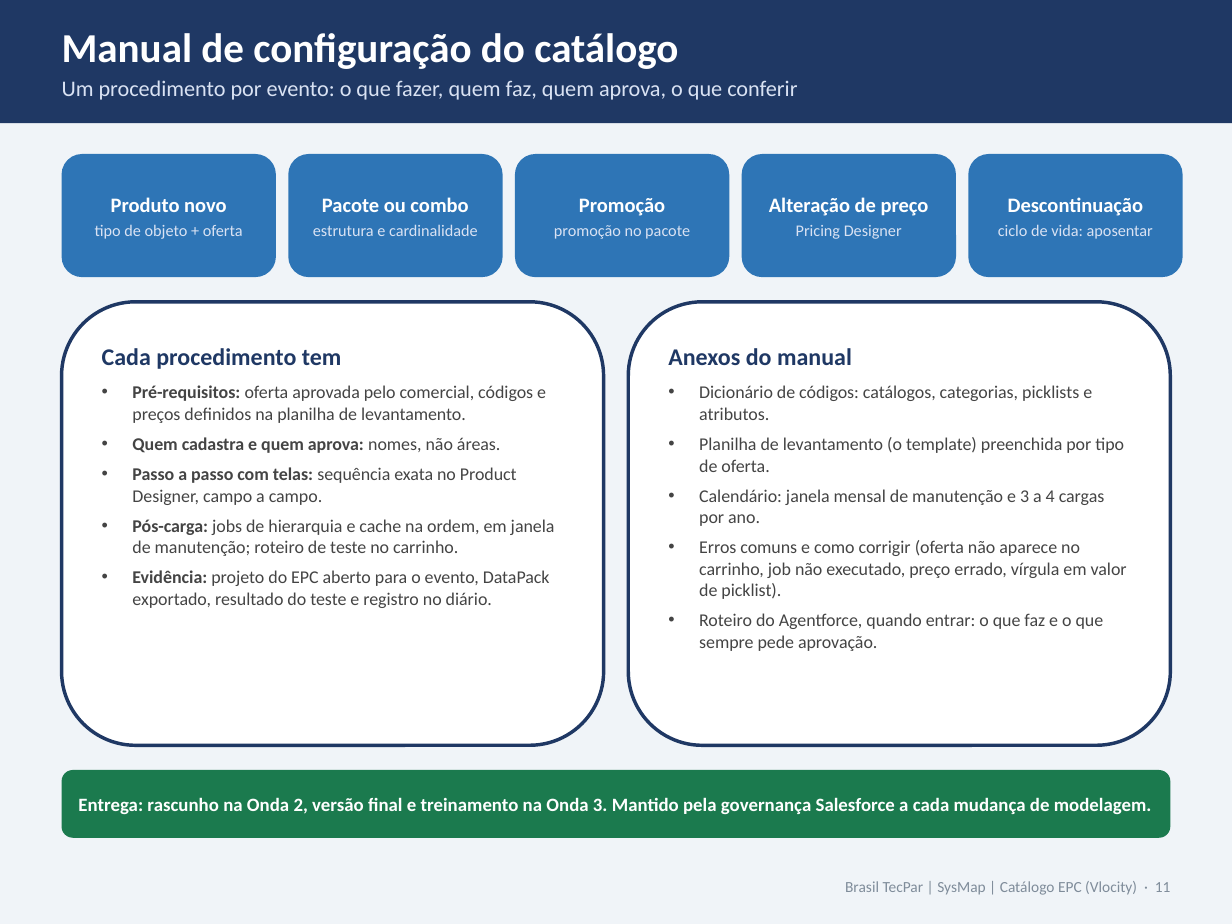
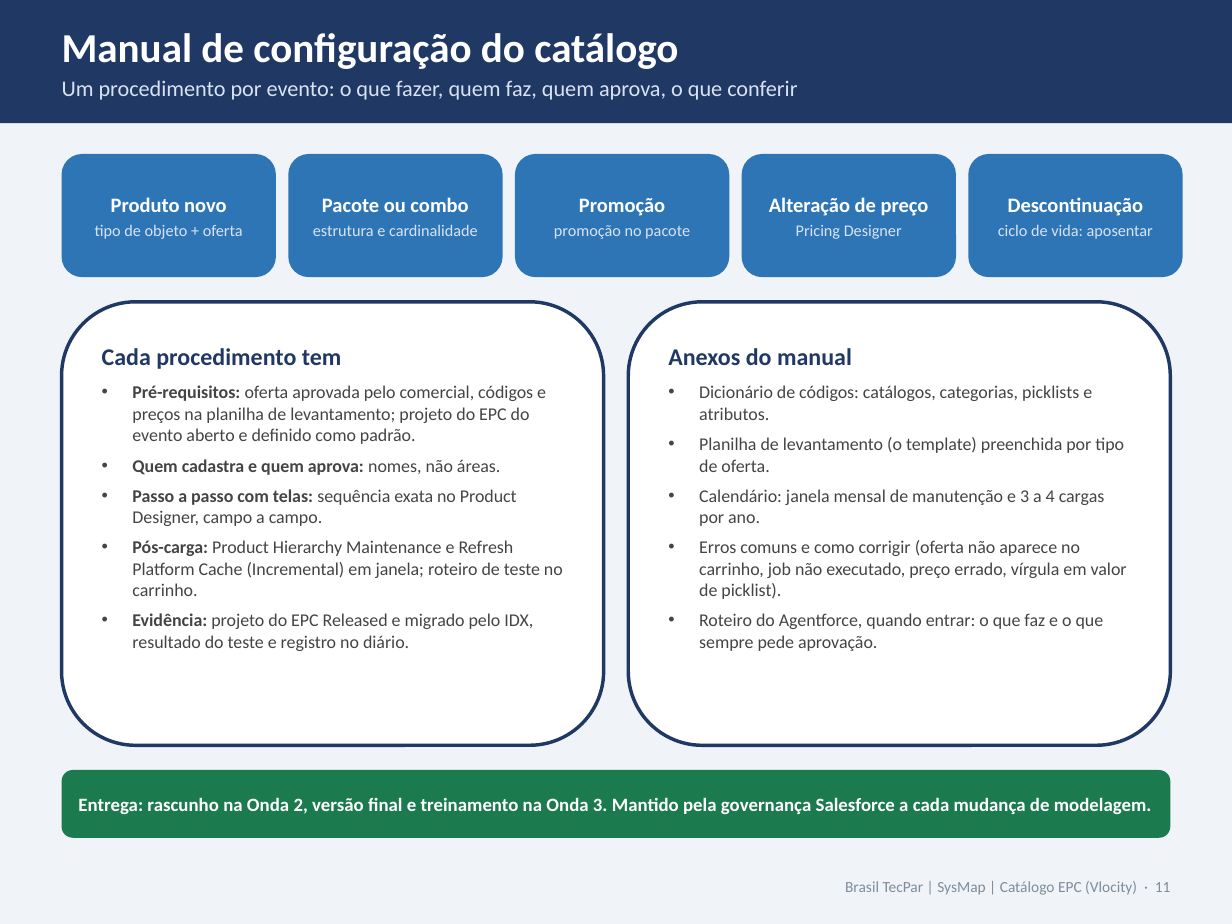
Before and after one commit to Dbelt337/diario-implantacao, a slide deck: slide 11 of docs/deck-catalogo/Catalogo_Carga_e_Manutencao_v2_Rota_Padrao.pptx. Drawn at 1232x924 pixels with LibreOffice and Linux fonts; fonts in the diff are those of the drawing. Boxes give left, top, right and bottom in pixels: in the first picture for what was removed or moved away, otherwise in the second. Text is boxed around its words. In the diff, an @@ line names an element or a change of style, - is before the commit and + after.

```diff
--- a/docs/deck-catalogo/Catalogo_Carga_e_Manutencao_v2_Rota_Padrao.pptx
+++ b/docs/deck-catalogo/Catalogo_Carga_e_Manutencao_v2_Rota_Padrao.pptx
@@ text in rounded rectangle at (132, 385, 546, 444): text changed @@
-• Pré-requisitos: oferta aprovada pelo comercial, códigos e preços definidos na planilha de levantamento.
+• Pré-requisitos: oferta aprovada pelo comercial, códigos e preços na planilha de levantamento; projeto do EPC do evento aberto e definido como padrão.
@@ text in rounded rectangle at (132, 540, 563, 651): text changed @@
-• Pós-carga: jobs de hierarquia e cache na ordem, em janela de manutenção; roteiro de teste no carrinho.
-• Evidência: projeto do EPC aberto para o evento, DataPack exportado, resultado do teste e registro no diário.
+• Pós-carga: Product Hierarchy Maintenance e Refresh Platform Cache (Incremental) em janela; roteiro de teste no carrinho.
+• Evidência: projeto do EPC Released e migrado pelo IDX, resultado do teste e registro no diário.
```
Also in this commit, not shown: 5 other slides changed, 2 other files.
